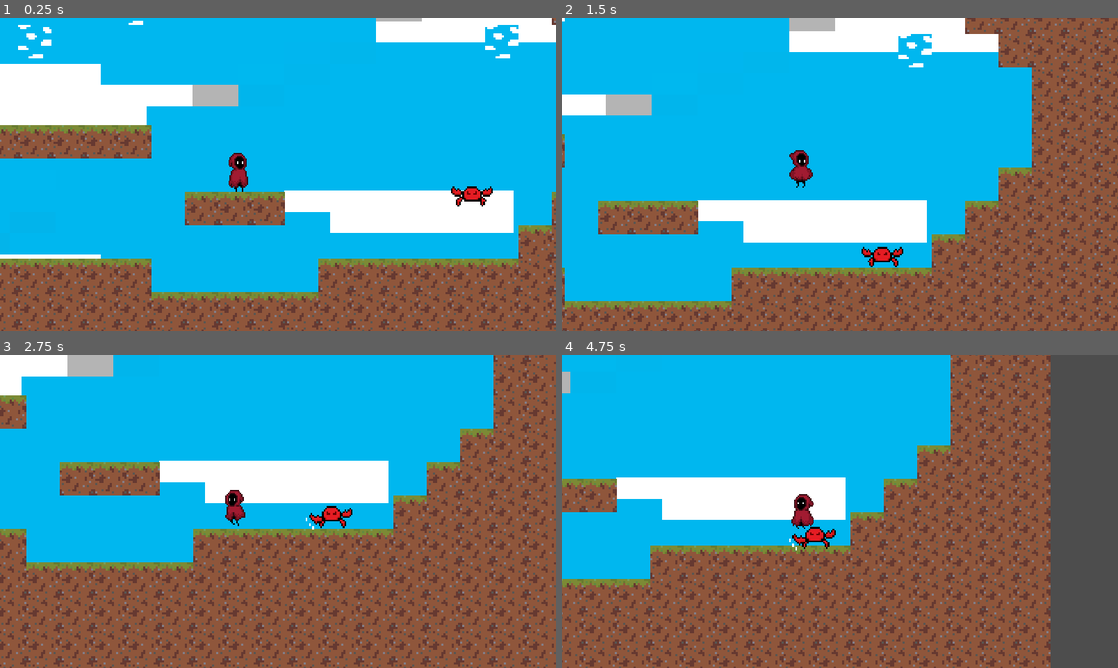
Above: before the commit, frames 1-4 (two rows, left to right).
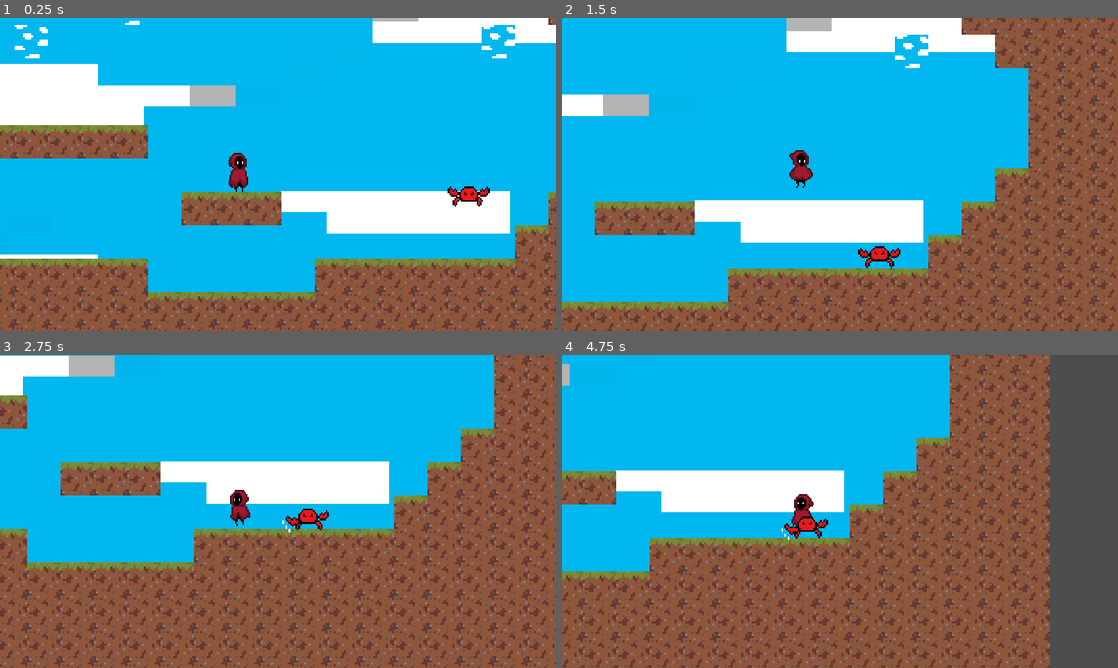
Above: after the commit, the same moments.

Repository: yeegz/Fallen-Asteri
Game: Godot game, scene res://scene.tscn
Two runs of this game, one before a commit and one after it. Both use one fixed random seed, a clock stepped at 60 frames per second and the inputs below. This scene is started directly instead of the project's main scene.
Inputs:
- Up to frame 1 (0.25 s): no input
- Up to frame 2 (1.5 s): tap Enter (ui_accept) at 0.5, 0.77 s; hold Right (ui_right) from 0.53 s (still down)
- Up to frame 3 (2.75 s): tap Enter (ui_accept) at 1.52 s; release Right (ui_right) at 2.03 s; hold Left (ui_left) from 2.03 s (still down)
- Up to frame 4 (4.75 s): release Left (ui_left) at 2.78 s; hold Right (ui_right) 2.78-4.28 s; tap Enter (ui_accept) at 3.02, 3.77, 4.52 s; hold Left (ui_left) from 4.28 s (still down)

The runs differ from the first frame. In frame 1, 11% of the frame differs, in the area x 0-100%, y 0-100%; in frame 2, 15%; in frame 3, 6.7%; in frame 4, 25%, in the area x 0-88%, y 0-100%.

Commit message:
modify enemy stats

Diff:
--- a/Scenes/character_body_2d.gd
+++ b/Scenes/character_body_2d.gd
@@ -9,7 +9,6 @@
 
 # Called every frame. 'delta' is the elapsed time since the previous frame.
 func _process(delta):
-
 	#Gravity
 	if not is_on_floor():
 		velocity.y += GRAVITY_VALUE * delta
--- a/Scenes/character_body_2d.tscn
+++ b/Scenes/character_body_2d.tscn
@@ -224,12 +224,14 @@
 "speed": 5.0
 }]
 
-[sub_resource type="RectangleShape2D" id="RectangleShape2D_31tk3"]
-size = Vector2(47, 76)
+[sub_resource type="CapsuleShape2D" id="CapsuleShape2D_wvvr1"]
+radius = 21.5
+height = 77.0
 
 [node name="CharacterBody2D" type="CharacterBody2D"]
 texture_filter = 1
 collision_layer = 2
+collision_mask = 5
 script = ExtResource("1_vkjrs")
 
 [node name="AnimatedSprite2D" type="AnimatedSprite2D" parent="."]
@@ -249,7 +251,7 @@
 
 [node name="playerphysics" type="CollisionShape2D" parent="."]
 position = Vector2(62.5, 86)
-shape = SubResource("RectangleShape2D_31tk3")
+shape = SubResource("CapsuleShape2D_wvvr1")
 
 [node name="Camera2D" type="Camera2D" parent="."]
 position = Vector2(137, 91)
--- a/Scenes/enemy_12d.gd
+++ b/Scenes/enemy_12d.gd
@@ -2,7 +2,8 @@
 
 const GRAVITY_VALUE = 1100
 var SPEED = 70
-var JUMP = 50
+var JUMP = -50
+var ENEMY_HP = 90
 var player = null
 var player_chase = false
 @onready var animation = $AnimatedSprite2D
@@ -26,8 +27,7 @@
 func _physics_process(delta):
 	if player_chase == true:
 		position += (player.position - position)/ SPEED
-		if not player.is_on_floor() and not is_on_floor():
-			velocity.y = JUMP
+
 
 	#Animation
 	if player_chase == false:
--- a/Scenes/enemy_12d.tscn
+++ b/Scenes/enemy_12d.tscn
@@ -5,11 +5,11 @@
 [ext_resource type="Texture2D" uid="uid://dkyid5oc0hh7f" path="res://Temporary Files/idle/crab_idle.png" id="3_lehdf"]
 [ext_resource type="Texture2D" uid="uid://b0c70kjk4k5ou" path="res://Temporary Files/attack/crab_attack.png" id="3_onv81"]
 
-[sub_resource type="RectangleShape2D" id="RectangleShape2D_6yb7h"]
-size = Vector2(96, 48)
+[sub_resource type="RectangleShape2D" id="RectangleShape2D_spctw"]
+size = Vector2(66, 3)
 
 [sub_resource type="CircleShape2D" id="CircleShape2D_vo5qx"]
-radius = 187.451
+radius = 220.036
 
 [sub_resource type="AtlasTexture" id="AtlasTexture_idln1"]
 atlas = ExtResource("3_onv81")
@@ -100,8 +100,8 @@
 texture = ExtResource("1_xxmt4")
 
 [node name="EnemyPhysics" type="CollisionShape2D" parent="."]
-position = Vector2(48, 57)
-shape = SubResource("RectangleShape2D_6yb7h")
+position = Vector2(49, 75.5)
+shape = SubResource("RectangleShape2D_spctw")
 
 [node name="DetectionArea" type="Area2D" parent="."]
 collision_layer = 2
--- a/project.godot
+++ b/project.godot
@@ -46,9 +46,3 @@
 "events": [Object(InputEventKey,"resource_local_to_scene":false,"resource_name":"","device":-1,"window_id":0,"alt_pressed":false,"shift_pressed":false,"ctrl_pressed":false,"meta_pressed":false,"pressed":false,"keycode":0,"physical_keycode":76,"key_label":0,"unicode":108,"echo":false,"script":null)
 ]
 }
-
-[layer_names]
-
-2d_render/layer_1="Default"
-2d_render/layer_2="Player"
-2d_render/layer_3="Enemy"
--- a/scene.tscn
+++ b/scene.tscn
@@ -58,7 +58,7 @@
 texture = ExtResource("5_x83yh")
 
 [node name="CharacterBody2D" parent="." instance=ExtResource("4_uge1f")]
-position = Vector2(563, 351)
+position = Vector2(560, 316)
 
 [node name="enemy12D" parent="." instance=ExtResource("5_qhj3c")]
 texture_filter = 1
